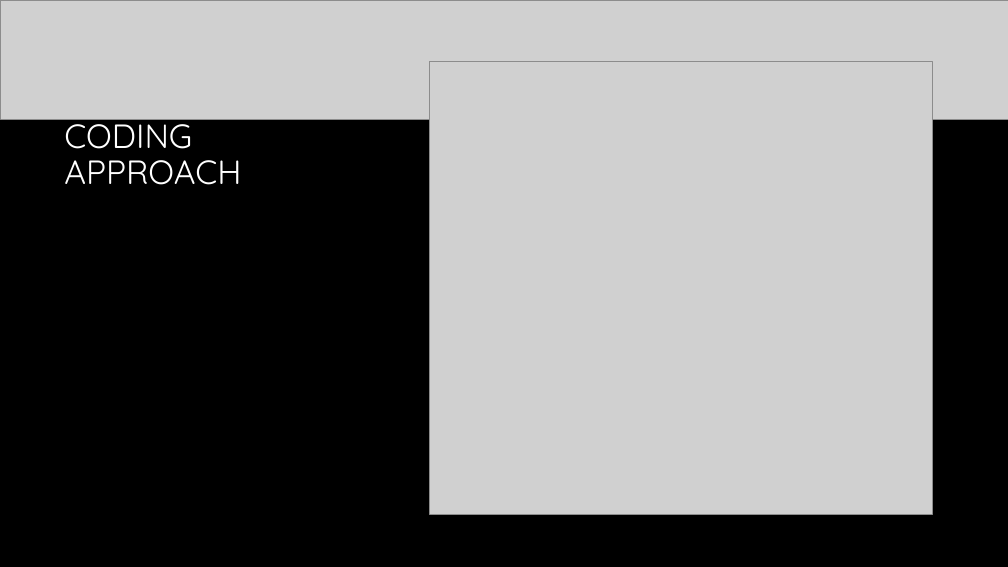
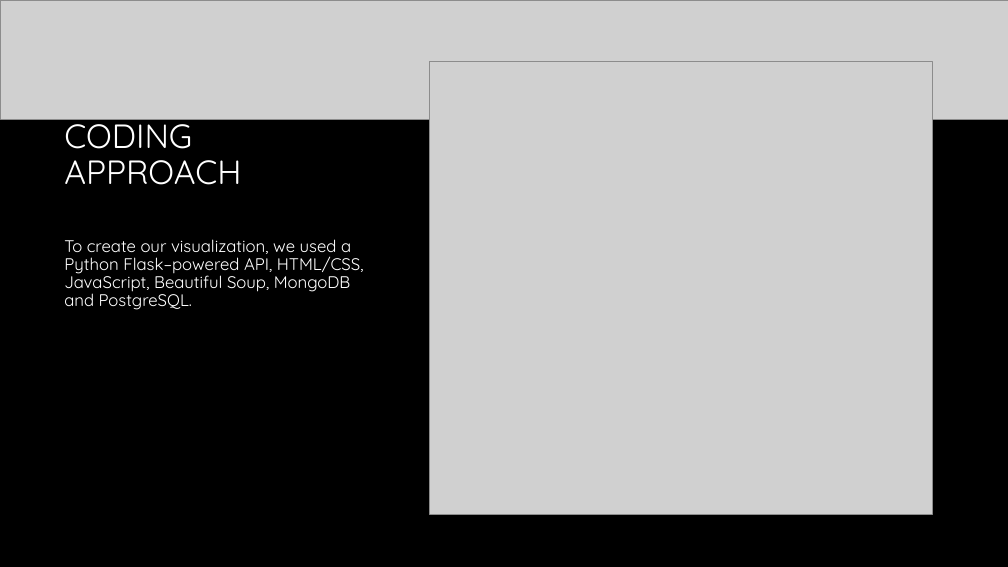
Before and after one commit to ashante112/Project2-Team2, a slide deck: slide 6 of Presentation.pptx (slide 7 before the commit). Drawn at 1008x567 pixels with LibreOffice and Linux fonts; fonts in the diff are those of the drawing; grey boxes stand for pictures; background and template pictures are left out. Boxes give left, top, right and bottom in pixels: in the first picture for what was removed or moved away, otherwise in the second. Text is boxed around its words. In the diff, an @@ line names an element or a change of style, - is before the commit and + after.

```diff
--- a/Presentation.pptx
+++ b/Presentation.pptx
@@ text added at (x1=64, y1=239, x2=364, y2=310), 16 pt, text #FFFFFF @@
+To create our visualization, we used a Python Flask–powered API, HTML/CSS, JavaScript, Beautiful Soup, MongoDB and PostgreSQL.
```
Also in this commit, not shown: 6 other slides changed, 5 slides added, 3 slides removed.
